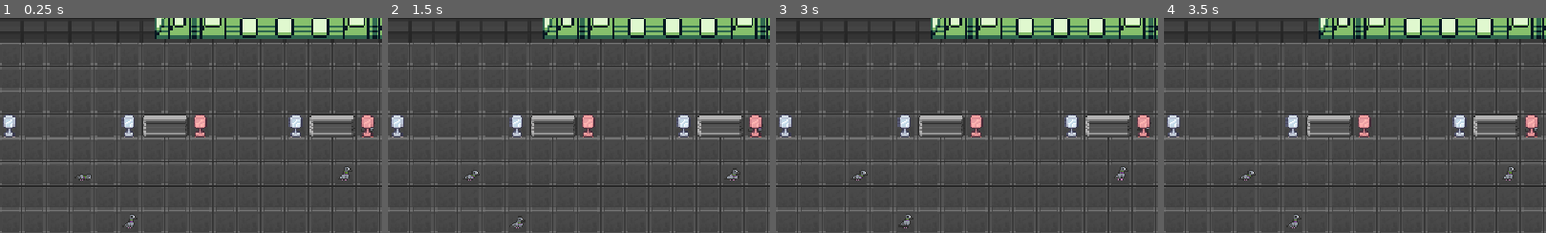
Above: before the commit, frames 1-4 (left to right).
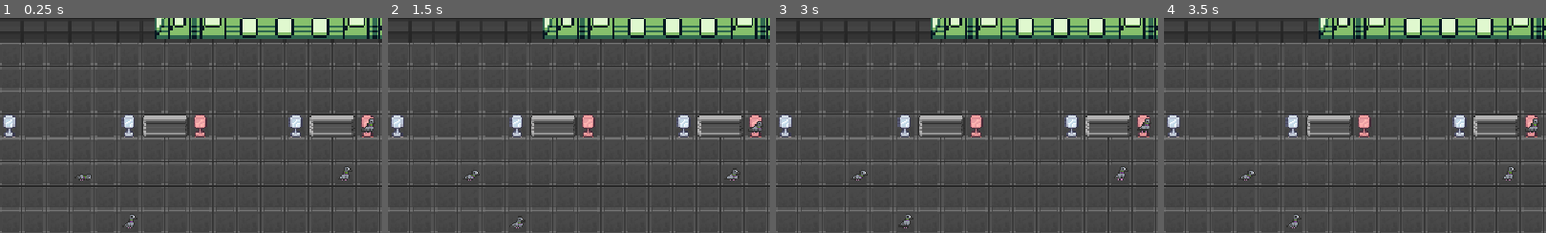
Above: after the commit, the same moments.

Repository: AlbertPec/TGK-2026
Game: Godot game, scene res://board/tile_map_dworzec_glowny.tscn
Same seed, same stepped clock (60 frames per second), same inputs: the game is played once before the commit and once after it. This scene is started directly instead of the project's main scene.
Inputs (mouse positions are % of the whole screen's width and height, from its top left):
- Up to frame 1 (0.25 s): no input
- Up to frame 2 (1.5 s): move the mouse to (72, 45) at 0.52 s; hold Right mouse button (attack) 0.53-1.28 s; click (72, 45) at 0.8 s; move the mouse to (30, 55) at 1.27 s; click (30, 55) at 1.35 s
- Up to frame 3 (3 s): right-click (30, 55) at 1.55 s; move the mouse to (60, 28) at 2.02 s; hold Right mouse button (attack) 2.03-2.78 s; click (60, 28) at 2.3 s; move the mouse to (45, 70) at 2.77 s; tap E (interact) at 2.85 s
- Up to frame 4 (3.5 s): right-click (45, 70) at 3.05 s
The pictures show only the part of the screen within x 13-63%, y 16-66%; the shares and areas given below are measured in that part.

The runs differ from the first frame. In frame 1, 0.1% of the frame differs, in the area x 95-98%, y 46-54%; in frame 2, less than 0.1%; in frame 3, 0.1%; in frame 4, 0.1%.

Commit message:
Add attack target graphics

Diff:
--- a/enemy/enemy.gd
+++ b/enemy/enemy.gd
@@ -39,6 +39,7 @@
 func _ready() -> void:
 	detection_area.monitoring = false
 	setup_entity()
+	z_index = 5
 	_apply_enemy_type_config()
 	spawn(spawn_grid_cell)
 	_resolve_player_entity()
--- /dev/null
+++ b/fight_mechanics/attack_target_overlay.gd
@@ -0,0 +1,88 @@
+extends Node2D
+class_name AttackTargetOverlay
+
+const FILL_COLOR := Color(0.92, 0.18, 0.18, 0.42)
+const OUTLINE_COLOR := Color(1.0, 0.42, 0.42, 0.8)
+const RADIUS_SCALE := 0.34
+const VERTICAL_OFFSET_SCALE := 0.22
+const PULSE_SPEED := 3.2
+const PULSE_STRENGTH := 0.08
+const OUTLINE_WIDTH := 2.0
+const SEGMENT_COUNT := 28
+
+var navigation_provider: GridNavigationProvider
+var _targets: Array[Entity] = []
+var _pulse_time := 0.0
+
+func _ready() -> void:
+	z_index = 1
+	set_process(true)
+
+func _process(delta: float) -> void:
+	if _targets.is_empty():
+		return
+
+	_pulse_time += delta
+	queue_redraw()
+
+func set_navigation_provider(provider: GridNavigationProvider) -> void:
+	navigation_provider = provider
+	queue_redraw()
+
+func set_targets(targets: Array[Entity]) -> void:
+	_targets.clear()
+	for target in targets:
+		if target == null or not is_instance_valid(target):
+			continue
+		if target.is_dead():
+			continue
+		_targets.append(target)
+
+	queue_redraw()
+
+func clear() -> void:
+	if _targets.is_empty():
+		return
+
+	_targets.clear()
+	queue_redraw()
+
+func _draw() -> void:
+	var floor_layer := _get_floor_layer()
+	if floor_layer == null or floor_layer.tile_set == null:
+		return
+	if _targets.is_empty():
+		return
+
+	var tile_size := Vector2(floor_layer.tile_set.tile_size)
+	var base_radius := minf(tile_size.x, tile_size.y) * RADIUS_SCALE
+	var radius_multiplier := 1.0 + sin(_pulse_time * PULSE_SPEED) * PULSE_STRENGTH
+	var radius := base_radius * radius_multiplier
+	var offset := Vector2(0.0, tile_size.y * VERTICAL_OFFSET_SCALE)
+
+	for target in _targets:
+		if target == null or not is_instance_valid(target):
+			continue
+		if target.is_dead():
+			continue
+
+		var center := to_local(target.global_position + offset)
+		var ellipse := _build_ellipse_points(center, radius, radius * 0.62)
+		draw_colored_polygon(ellipse, FILL_COLOR)
+		draw_polyline(ellipse, OUTLINE_COLOR, OUTLINE_WIDTH, true)
+
+func _build_ellipse_points(center: Vector2, radius_x: float, radius_y: float) -> PackedVector2Array:
+	var points := PackedVector2Array()
+	for index in range(SEGMENT_COUNT):
+		var angle := TAU * float(index) / float(SEGMENT_COUNT)
+		points.append(center + Vector2(cos(angle) * radius_x, sin(angle) * radius_y))
+	if not points.is_empty():
+		points.append(points[0])
+	return points
+
+func _get_floor_layer() -> TileMapLayer:
+	if navigation_provider == null:
+		return null
+	if not is_instance_valid(navigation_provider):
+		return null
+	return navigation_provider.get_floor_layer()
--- a/fight_mechanics/turn_mechanism.gd
+++ b/fight_mechanics/turn_mechanism.gd
@@ -12,6 +12,7 @@
 var _turn_active: bool = false
 var combat_active: bool = false
 var _movement_overlay: MovementRangeOverlay = null
+var _attack_overlay: AttackTargetOverlay = null
 
 func _ready() -> void:
 	refresh_entities()
@@ -48,9 +49,9 @@
 		elif current_entity_missing:
 			_start_current_turn()
 		else:
-			_refresh_active_turn_overlay()
+			_refresh_active_turn_overlays()
 	else:
-		_clear_movement_overlay()
+		_clear_overlays()
 
 func start_turn_cycle() -> void:
 	if not combat_active:
@@ -87,7 +88,7 @@
 	_turn_active = false
 	_current_turn_index = -1
 	_current_entity = null
-	_clear_movement_overlay()
+	_clear_overlays()
 	for entity in _entities:
 		entity._on_turn_started(null)
 
@@ -108,7 +109,7 @@
 	_current_entity = _entities[_current_turn_index]
 	turn_started.emit(_current_entity)
 	log_turn(_current_entity)
-	_refresh_active_turn_overlay()
+	_refresh_active_turn_overlays()
 
 func log_turn(entity) -> void:
 	GlobalSignals.emit_signal("change_textbox_text", entity.log_name + " turn started")
@@ -176,20 +177,27 @@
 	return value
 
 func _process(delta: float) -> void:
-	_refresh_active_turn_overlay()
-
-func _refresh_active_turn_overlay() -> void:
+	_refresh_active_turn_overlays()
+
+func _refresh_active_turn_overlays() -> void:
 	if not combat_active or _current_entity == null or not _current_entity.is_in_group("players"):
+		_clear_overlays()
+		return
+
+	var player = _current_entity as Player;
+	if player == null:
+		_clear_overlays()
+		return
+
+	_refresh_overlay_provider()
+	_refresh_attack_overlay_provider()
+	_refresh_movement_overlay(player)
+	_refresh_attack_overlay(player)
+
+func _refresh_movement_overlay(player: Player) -> void:
+	if player._move_used_this_turn or player._attack_used_this_turn:
 		_clear_movement_overlay()
 		return
-
-	# do not show area when player moved this turn
-	var player = _current_entity as Player;
-	if player._move_used_this_turn:
-		_clear_movement_overlay()
-		return
-
-	_refresh_overlay_provider()
 	if _movement_overlay == null:
 		return
 
@@ -198,10 +206,28 @@
 
 	_movement_overlay.set_player_cells(reachable_cells)
 
+func _refresh_attack_overlay(player: Player) -> void:
+	if _attack_overlay == null:
+		return
+	if player._attack_used_this_turn or player._is_performing_attack:
+		_clear_attack_overlay()
+		return
+
+	_attack_overlay.set_targets(player.get_possible_attack_targets())
+
 func _clear_movement_overlay() -> void:
 	if _movement_overlay == null:
 		return
 	_movement_overlay.clear()
+
+func _clear_attack_overlay() -> void:
+	if _attack_overlay == null:
+		return
+	_attack_overlay.clear()
+
+func _clear_overlays() -> void:
+	_clear_movement_overlay()
+	_clear_attack_overlay()
 
 func _refresh_overlay_provider() -> void:
 	var provider := _get_navigation_provider()
@@ -229,12 +255,45 @@
 	var overlay_index := mini(floor_layer.get_index() + 1, provider.get_child_count() - 1)
 	provider.move_child(_movement_overlay, overlay_index)
 
+func _refresh_attack_overlay_provider() -> void:
+	var provider := _get_navigation_provider()
+	if provider == null:
+		_clear_attack_overlay()
+		return
+
+	_ensure_attack_overlay()
+	if _attack_overlay == null:
+		return
+
+	if _attack_overlay.get_parent() != provider:
+		var current_parent := _attack_overlay.get_parent()
+		if current_parent != null:
+			current_parent.remove_child(_attack_overlay)
+		provider.add_child(_attack_overlay)
+
+	_attack_overlay.position = Vector2.ZERO
+	_attack_overlay.set_navigation_provider(provider)
+
+	var floor_layer := provider.get_floor_layer()
+	if floor_layer == null:
+		return
+
+	var overlay_index := mini(floor_layer.get_index() + 2, provider.get_child_count() - 1)
+	provider.move_child(_attack_overlay, overlay_index)
+
 func _ensure_movement_overlay() -> void:
 	if _movement_overlay != null and is_instance_valid(_movement_overlay):
 		return
 
 	_movement_overlay = MovementRangeOverlay.new()
 	_movement_overlay.name = "MovementRangeOverlay"
+
+func _ensure_attack_overlay() -> void:
+	if _attack_overlay != null and is_instance_valid(_attack_overlay):
+		return
+
+	_attack_overlay = AttackTargetOverlay.new()
+	_attack_overlay.name = "AttackTargetOverlay"
 
 func _get_navigation_provider() -> GridNavigationProvider:
 	var tree := get_tree()
Not shown, added: fight_mechanics/attack_target_overlay.gd.uid
